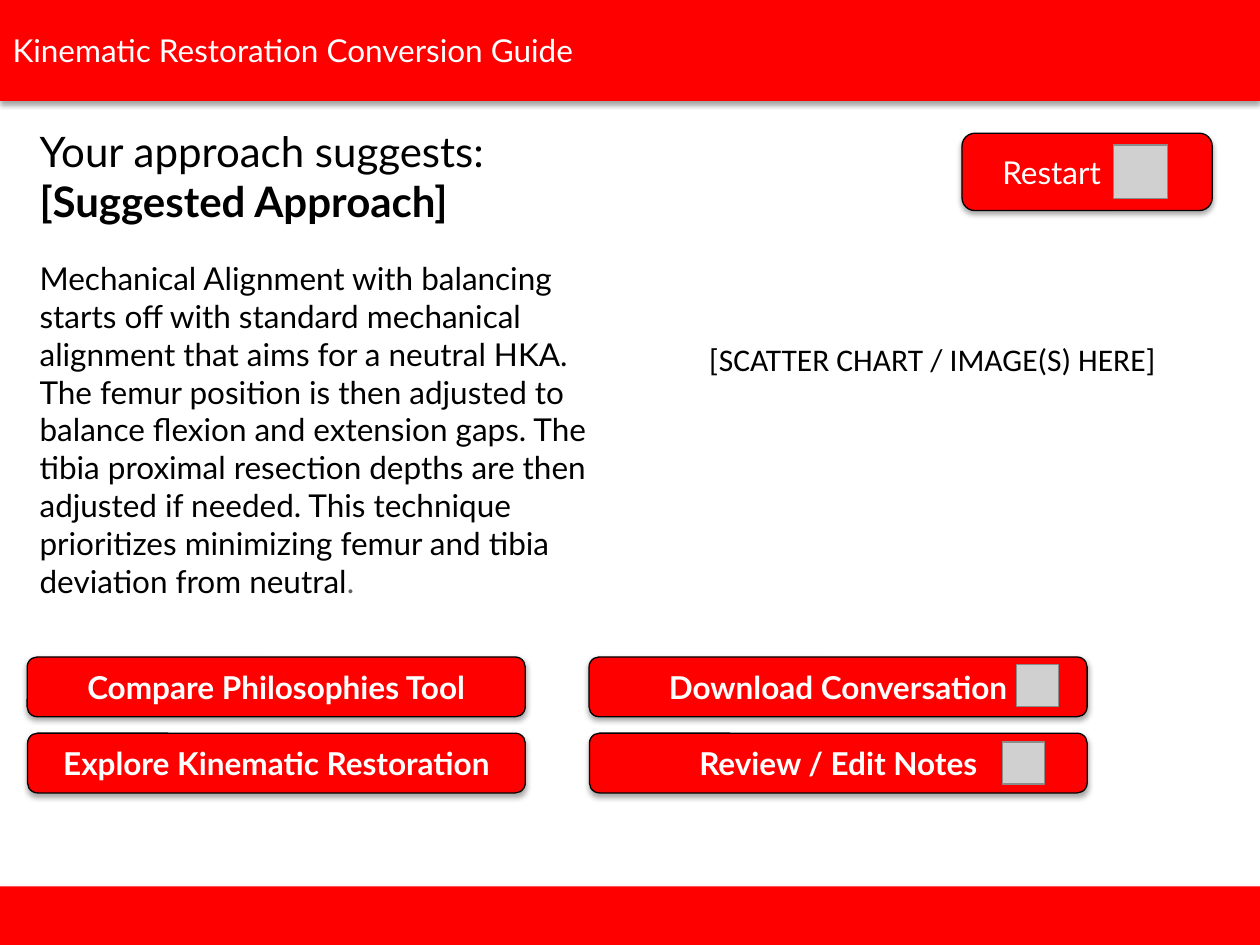
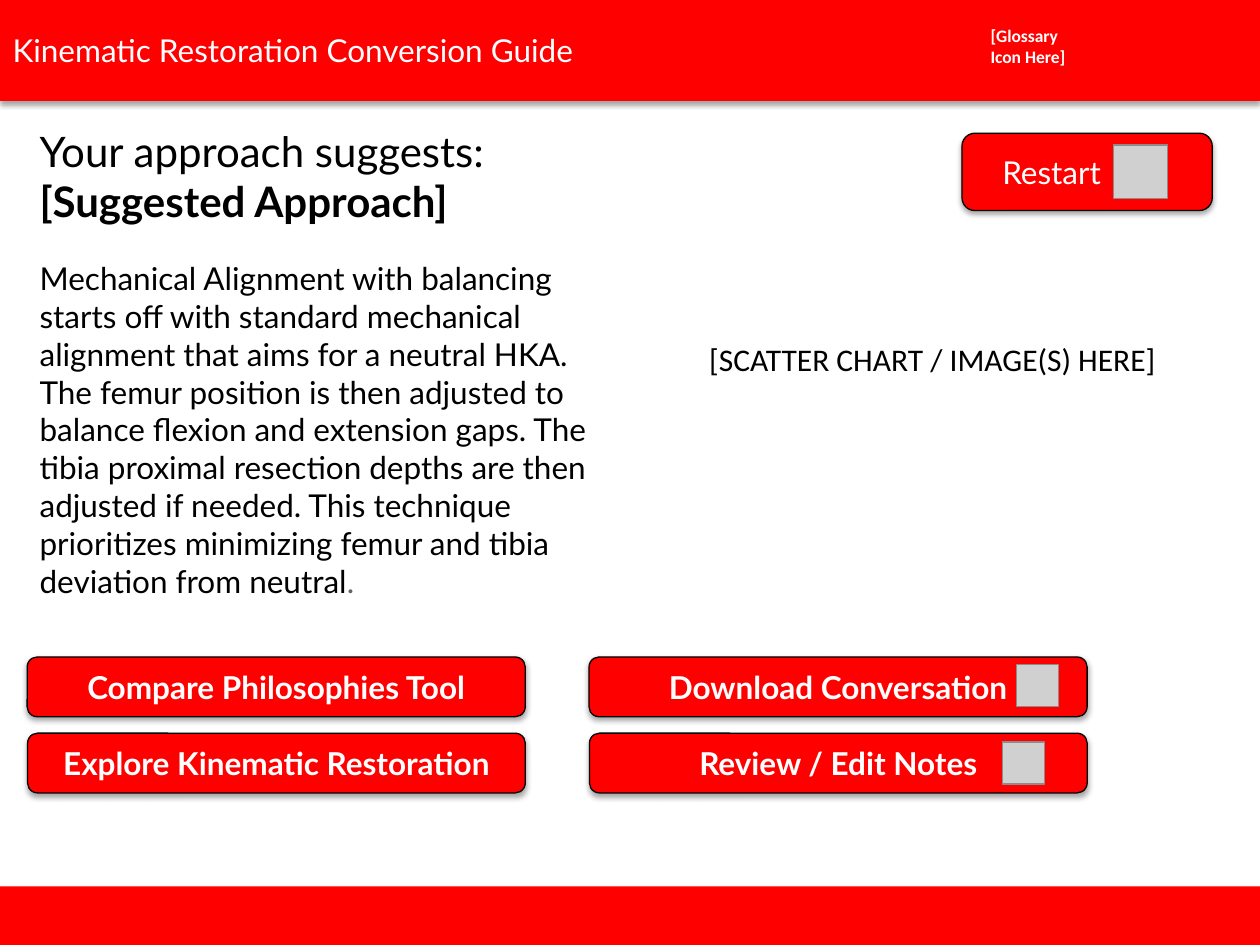
Before and after one commit to S4-NetQuest/jnj-pathfinder-conversation, a slide deck: slide 6 of _DESIGN/UX.pptx (slide 5 before the commit). Drawn at 1260x945 pixels with LibreOffice and Linux fonts; fonts in the diff are those of the drawing; grey boxes stand for pictures; background and template pictures are left out. Boxes give left, top, right and bottom in pixels: in the first picture for what was removed or moved away, otherwise in the second. Text is boxed around its words. In the diff, an @@ line names an element or a change of style, - is before the commit and + after.

```diff
--- a/_DESIGN/UX.pptx
+++ b/_DESIGN/UX.pptx
@@ text added at [991, 29, 1065, 66], 10 pt, text #FFFFFF, bold @@
+[Glossary Icon Here]
```
Also in this commit, not shown: 4 other slides changed, 1 slide added, 25 other files.
